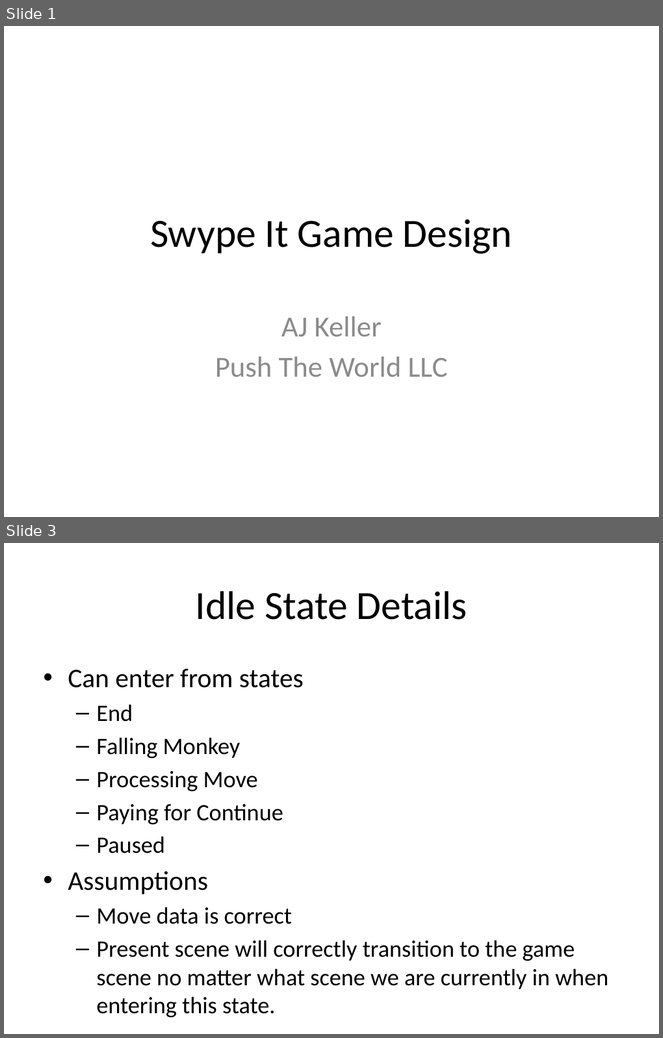
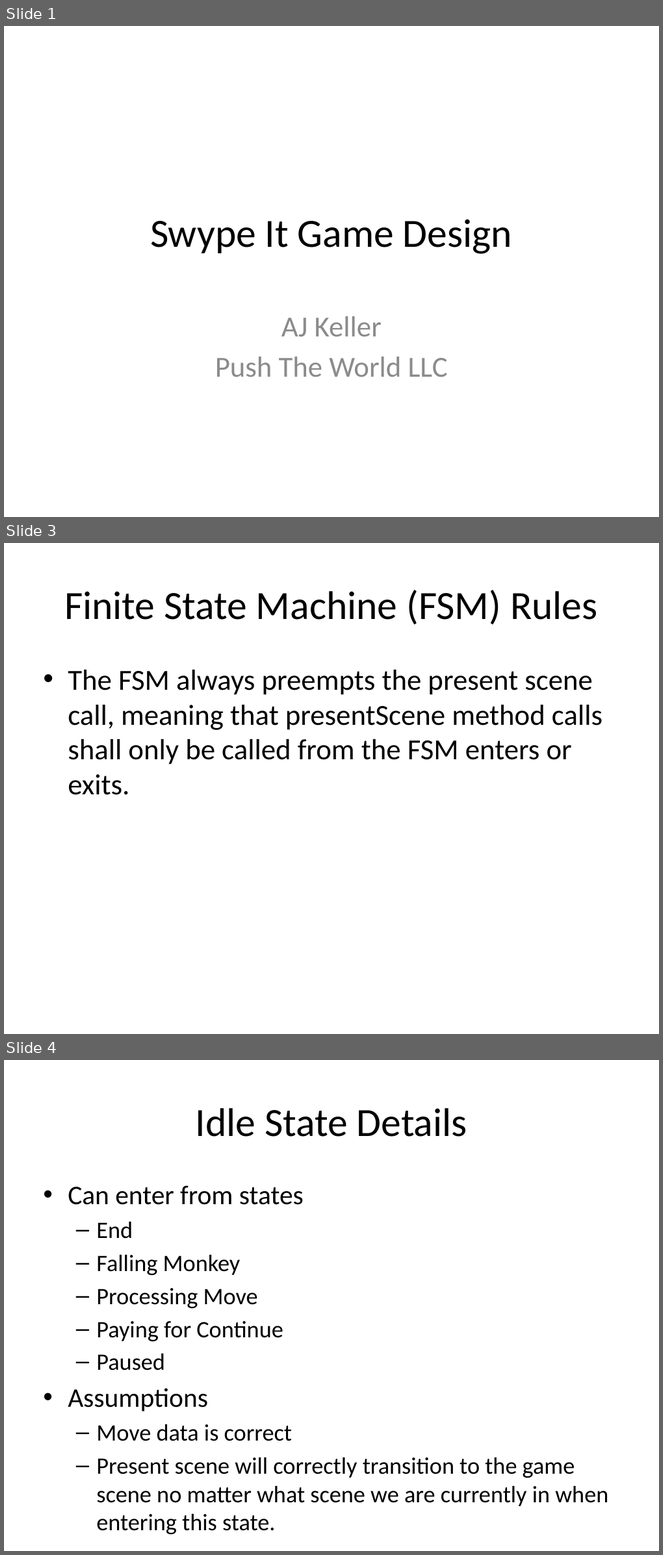
Before and after one commit to PushTheWorld/SwypeIt, a slide deck: gameEngineDesign.pptx. Shown one above the other, each under a label of ours: slides 1 and 3 before the commit, slides 1, 3 and 4 after it; the slides between them are not shown. The pictures are 663x1038 and 663x1555 pixels, drawn with LibreOffice and Linux fonts; fonts in the diff are those of the drawing. Boxes give left, top, right and bottom in pixels: in the first picture for what was removed or moved away, otherwise in the second. Text is boxed around its words. In the diff, an @@ line names an element or a change of style, - is before the commit and + after.

```diff
--- a/gameEngineDesign.pptx
+++ b/gameEngineDesign.pptx
@@ slide 3 added at [4, 543, 659, 1034], background #FFFFFF @@
@@ title added at [64, 590, 598, 625], 44 pt, text #000000 @@
+Finite State Machine (FSM) Rules
@@ text added at [68, 670, 603, 795], 32 pt, text #000000 @@
+• The FSM always preempts the present scene call, meaning that presentScene method calls shall only be called from the FSM enters or exits.
@@ what was slide 3 is now slide 4 @@
```
Also in this commit, not shown: 1 slide changed, 1 other slide added, 29 other files.
